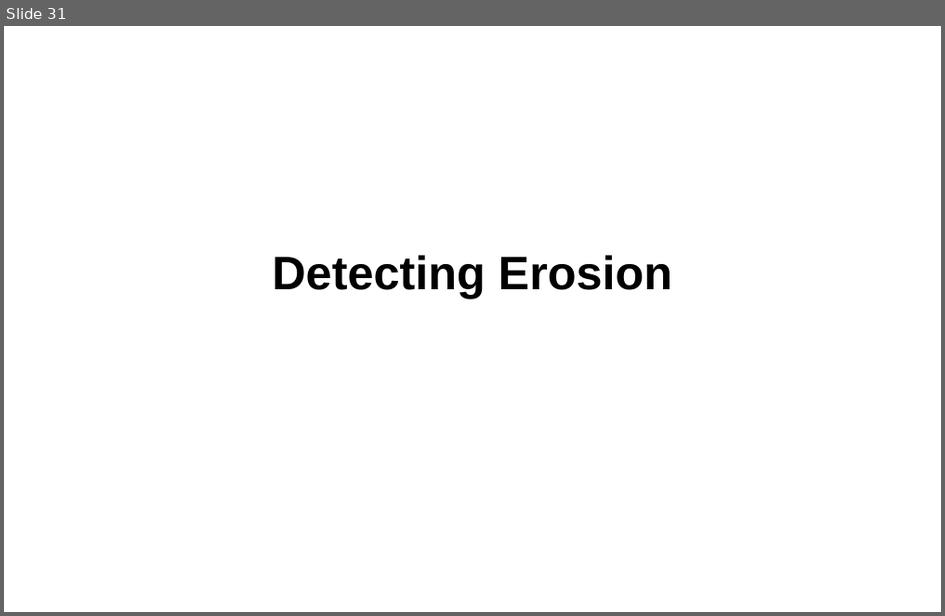
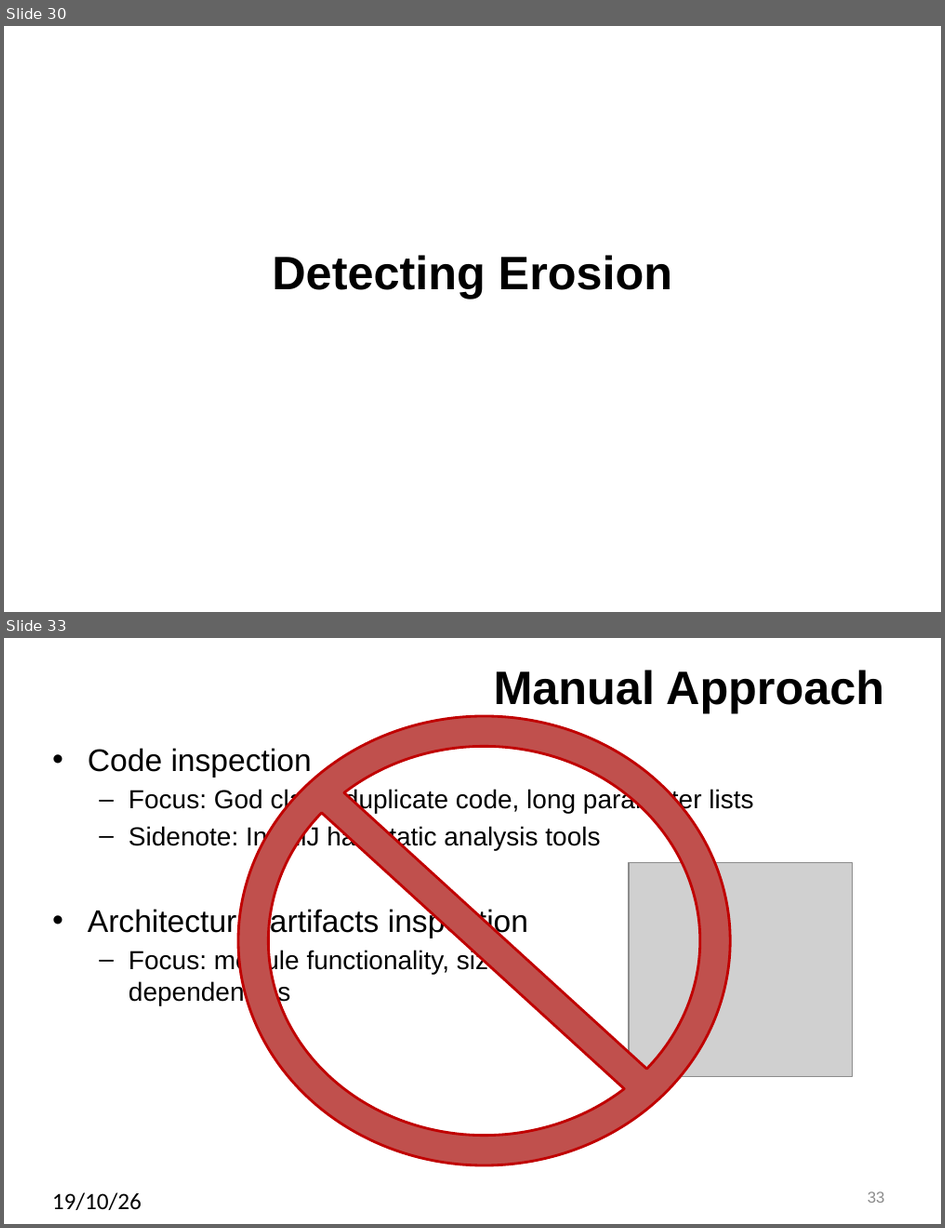
Before and after one commit to SannioEvolution/Material, a slide deck: 8 - Architectural Erosion and Smells.pptx. Shown one above the other, each under a label of ours: slide 31 before the commit, slides 30 and 33 after it; the slides between them are not shown. The pictures are 945x616 and 945x1228 pixels, drawn with LibreOffice and Linux fonts; fonts in the diff are those of the drawing; grey boxes stand for pictures. Boxes give left, top, right and bottom in pixels: in the first picture for what was removed or moved away, otherwise in the second. Text is boxed around its words. In the diff, an @@ line names an element or a change of style, - is before the commit and + after.

```diff
--- a/8 - Architectural Erosion and Smells.pptx
+++ b/8 - Architectural Erosion and Smells.pptx
@@ slide 33 added at [4,638,941,1224], background #FFFFFF @@
@@ title added at [494,670,885,713], 36 pt, text #000000, bold @@
+Manual Approach
@@ no-entry sign added at [238,716,730,1164], fill #C0504D, outline #C00000 2 pt @@
@@ text added at [88,748,754,1005], 20 pt, text #000000 @@
+• Code inspection
+  – Focus: God class, duplicate code, long parameter lists
+  – Sidenote: IntelliJ has static analysis tools
+• Architectural artifacts inspection
+  – Focus: module functionality, size,
+    dependencies
@@ picture added at [629,863,853,1077] @@
@@ text added at [52,1192,142,1210], 18 pt, text #000000 @@
+19/10/26
@@ page number added at [868,1191,886,1203], 12 pt, text #8C8C8C @@
+33
@@ what was slide 31 is now slide 30 @@
```
Also in this commit, not shown: 55 slides changed, 6 other slides added, 5 slides removed.
